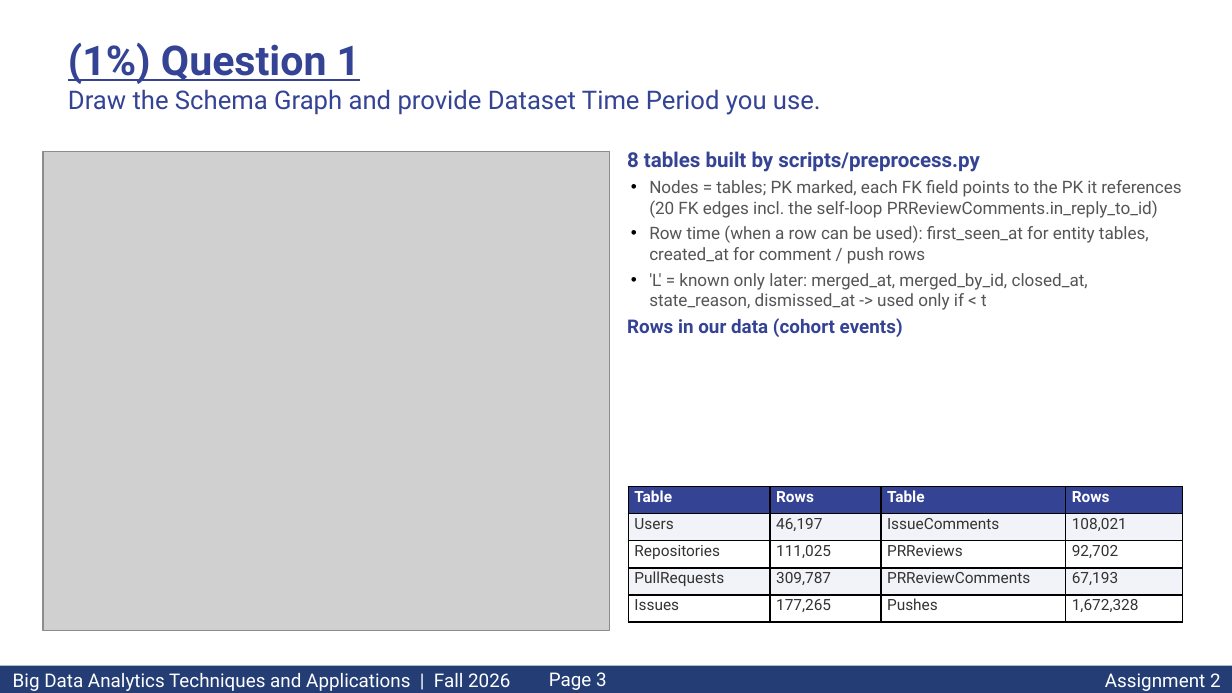
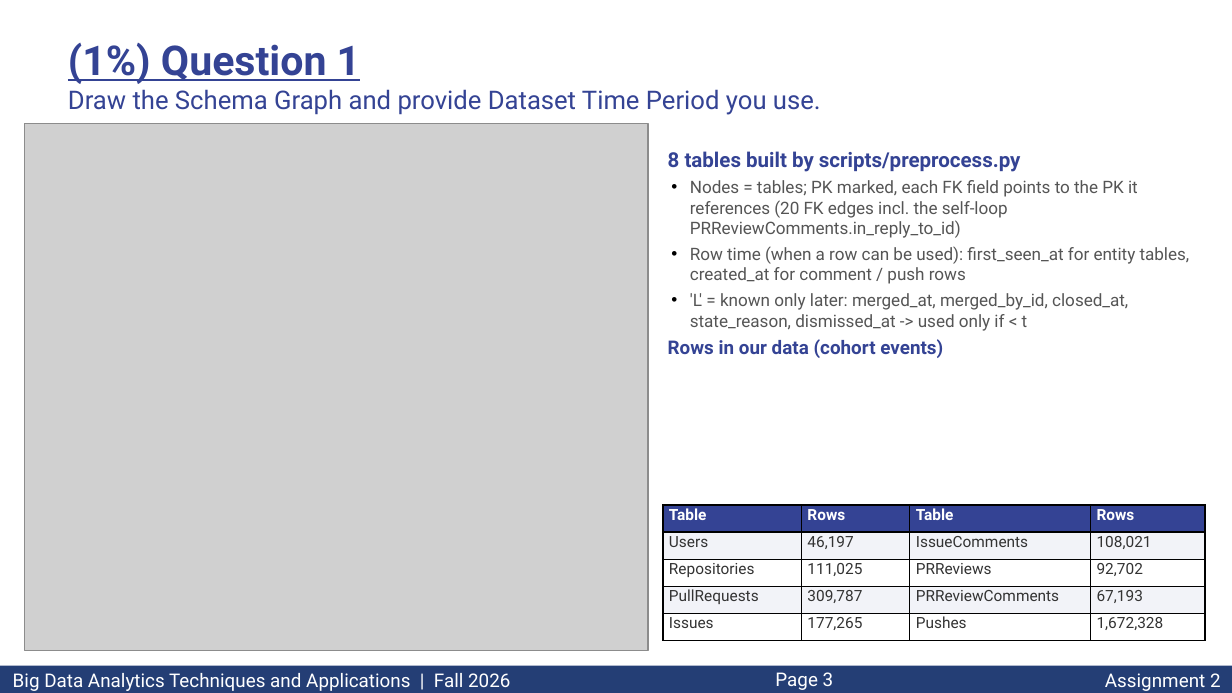
Before and after one commit to hsinyumg13-oss/BigData2026-Assignment2, a slide deck: slide 3 of slides/Asg2_113701031.pptx. Drawn at 1232x693 pixels with LibreOffice and Linux fonts; fonts in the diff are those of the drawing; grey boxes stand for pictures. Boxes give left, top, right and bottom in pixels: in the first picture for what was removed or moved away, otherwise in the second. Text is boxed around its words. In the diff, an @@ line names an element or a change of style, - is before the commit and + after.

```diff
--- a/slides/Asg2_113701031.pptx
+++ b/slides/Asg2_113701031.pptx
@@ picture: place and size @@
-picture at bbox=[43, 152, 610, 631]
+picture at bbox=[25, 123, 648, 650]
@@ text "8 tables built by scripts/preprocess.py" rewrapped from bbox=[627, 151, 1181, 337] to bbox=[668, 151, 1190, 358] @@
@@ table: place and size @@
-table at bbox=[628, 487, 1183, 622]
+table at bbox=[663, 505, 1205, 641]
@@ page number: place and size @@
-page number at bbox=[549, 672, 607, 690]
+page number at bbox=[775, 672, 834, 690]
```
Also in this commit, not shown: 15 other slides changed, 3 other files.
